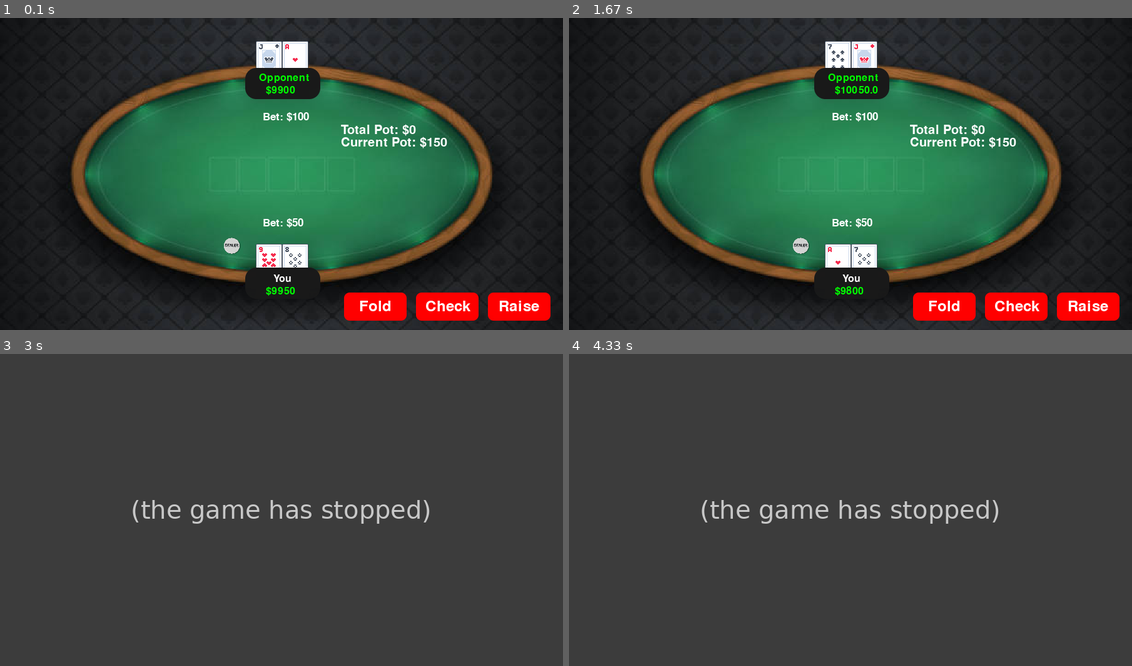
Above: before the commit, frames 1-4 (two rows, left to right).
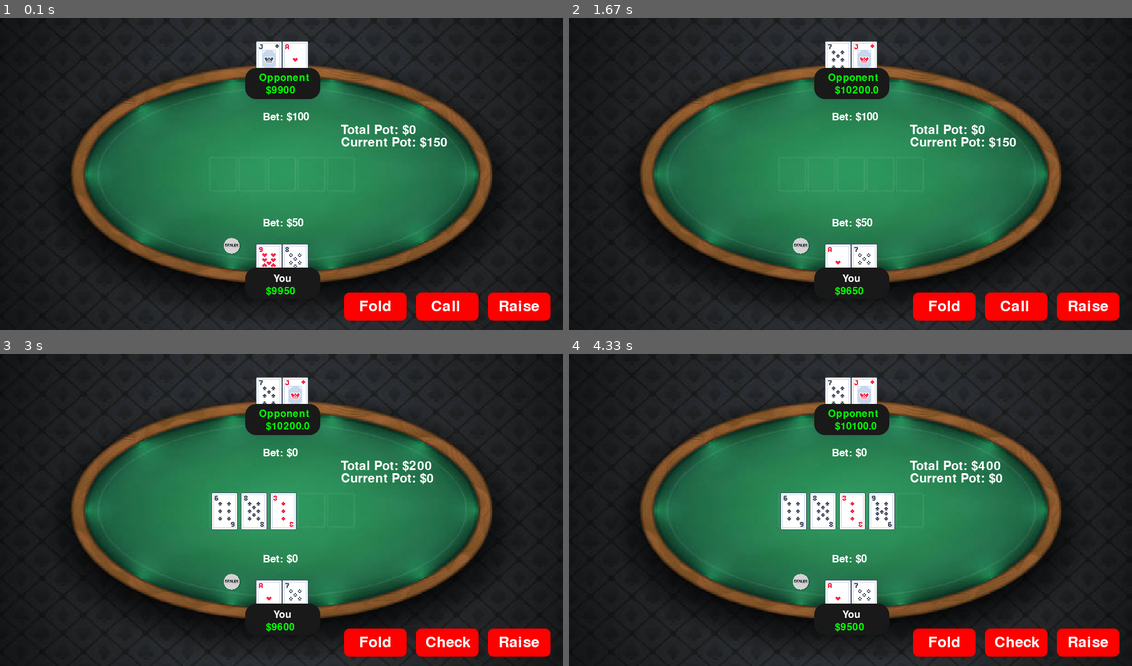
Above: after the commit, the same moments.

Repository: Gongsta/Poker-AI
Game: pygame game, started from poker_wrapper.py
The game is run twice, just before and just after one commit, with the same random seed, the same clock (stepped at 60 frames per second) and the same inputs.
Inputs (mouse positions are in pixels of both pictures, inside the frame that each line leads up to):
- Up to frame 1 (0.1 s): no input
- Up to frame 2 (1.67 s): click "Raise" at 0.38 s; click "Check" at 0.72 s; click "Fold" at 1.05 s; click "Fold" at 1.38 s
- Up to frame 3 (3 s): click (444, 641) at 2.72 s, where only the run after the commit has a clickable "Call"
- Up to frame 4 (4.33 s): click "Raise" at 3.05 s

The runs differ from the first frame. In frame 1, 0.2% of the frame differs, in the area x 75-84%, y 90-94%; in frame 2, 0.2%; in frame 3, 89%, in the area x 0-100%, y 0-100%; in frame 4, 89%.
Error before the commit: TypeError: '>' not supported between instances of 'int' and 'Exception' (environment.py line...; the game stopped at 2.72 s (later frames are placeholders)

Commit message:
add poker changes

Diff:
--- a/environment.py
+++ b/environment.py
@@ -1,78 +1,6 @@
 # The Poker Environment
-import random
+from evaluator import *
 from typing import List
-
-CARD_RANKS = [i for i in range(2, 15)] # Jack = 11, Queen = 12, King = 13, IMPORTANT: Ace = 14 since we use that for sorting
-CARD_SUITS = ["Clubs", "Diamonds", "Hearts","Spades"]
-
-RANK_KEY = {"A": 14, "2": 2, "3": 3, "4":4, "5":5, "6":6,
-			"7": 7, "8": 8, "9": 9, "10": 10, "J": 11, "Q": 12, "K":13}
-
-INVERSE_RANK_KEY = {14: "A", 2: "02", 3: "03", 4:"04", 5:"05", 6:"06",
-			7:"07", 8:"08", 9:"09", 10:"10", 11: "J", 12: "Q", 13: "K"}
-
-SUIT_KEY = {"C": "Clubs", "D": "Diamonds", "H":"Hearts","S": "Spades"}
-
-class Card():
-	# Immutable after it has been initialized
-	def __init__(self, rank=1, suit="Spades", rank_suit=None, generate_random=False) -> None:
-
-		if rank_suit: # Ex: "KD" (King of diamonds), "10H" (10 of Hearts),
-			self.__suit = SUIT_KEY[rank_suit[-1]]
-			self.__rank = RANK_KEY[rank_suit[:-1]]
-
-		else:
-			self.__rank = rank
-			self.__suit = suit
-
-		if generate_random: # If we want to just generate a random card
-			self.__rank = random.choice(CARD_RANKS)
-			self.__suit = random.choice(CARD_SUITS)
-
-		# Check validity of card TODO: Maybe put into separate function to check wellformedness
-		if self.__rank not in CARD_RANKS:
-			raise Exception("Invalid Rank: {}".format(self.__rank))
-		if self.__suit not in CARD_SUITS:
-			raise Exception("Invalid Suit: {}".format(self.__suit))
-
-	@property
-	def rank(self):
-		return self.__rank
-
-	@property
-	def suit(self):
-		return self.__suit
-
-	def print(self):
-		print("  ", self.rank, "of", self.suit)
-
-
-class Deck():
-	def __init__(self) -> None: # Create a new full deck
-		self.__cards: List[Card] = []
-		self.reset_deck()
-
-	def shuffle(self):
-		random.shuffle(self.__cards)
-
-	def reset_deck(self):
-		self.__cards = []
-		for rank in CARD_RANKS:
-			for suit in CARD_SUITS:
-				self.__cards.append(Card(rank, suit))
-
-		random.shuffle(self.__cards)
-
-
-	@property
-	def total_remaining_cards(self):
-		return len(self.__cards)
-
-	def draw(self): # Draw a card from the current deck
-		card = self.__cards.pop()
-		return card
-
-ACTIONS = ["Check", "Bet", "Call", "Fold"]
 
 class Player(): # This is the POV
 	def __init__(self, balance) -> None:
@@ -82,7 +10,6 @@
 		self.player_balance = balance # TODO: Important that this value cannot be modified easily...
 		self.current_bet = 0
 
-
 		self.playing_current_round = True
 
 
@@ -103,19 +30,12 @@
 
 
 	def place_bet(self, action: str, observed_env) -> int:
-		if action == "Check":
-			if observed_env.min_bet_size > 0:
-				return Exception("You cannot check, since there is a bet. You can either 'Bet' or 'Fold'.")
-
-			else:
-				self.set_current_bet(0)
-
 		# TODO: This logic is bad
-		elif action == "Bet":
-			self.set_current_bet(observed_env.small_blind)
-
-		elif action ==  "Call": #
-			self.set_current_bet(observed_env.big_blind)
+		if action == "Raise":
+			self.set_current_bet(max(2*observed_env.min_bet_size, observed_env.big_blind))
+
+		elif action == "Call": #
+			self.set_current_bet(observed_env.min_bet_size)
 
 		elif action == "Fold":
 			self.playing_current_round = False # Balance of all players will be updated at the end of the round
@@ -268,10 +188,12 @@
 			else:
 				player_bet = self.players[self.position_in_play].place_bet(action, self)
 
-		self.min_bet_size = max(player_bet, self.min_bet_size)
+		if (player_bet > self.min_bet_size):
+			self.min_bet_size = player_bet
+			self.first_player_to_place_highest_bet = self.position_in_play
 		self.update_stage_pot_balance()
 
-		print(self.count_remaining_players_in_round())
+
 		if self.count_remaining_players_in_round() == 1: # Round is over, distribute winnings
 			self.finished_playing_game_stage = True
 			self.game_stage = 6
@@ -292,8 +214,8 @@
 			self.position_in_play %= len(self.players)
 
 	def play_preflop(self):
-		self.position_in_play = self.dealer_button_position + 3
-		self.position_in_play %= len(self.players)
+		self.position_in_play = (self.dealer_button_position + 3) % len(self.players)
+		self.first_player_to_place_highest_bet = self.position_in_play
 
 		self.min_bet_size = self.big_blind
 
@@ -306,6 +228,11 @@
 		for _ in range(3): # Draw 3 cards
 			self.community_cards.append(self.deck.draw())
 
+		# The person that should play is the first person after the dealer position
+		self.position_in_play = self.dealer_button_position
+		self.move_to_next_player()
+		self.first_player_to_place_highest_bet = self.position_in_play
+
 		self.finished_playing_game_stage = False
 
 	def play_turn(self):
@@ -314,6 +241,11 @@
 		self.deck.draw() # We must first burn one card, TODO: Show on video
 		self.community_cards.append(self.deck.draw())
 
+		# The person that should play is the first person after the dealer position
+		self.position_in_play = self.dealer_button_position
+		self.move_to_next_player()
+		self.first_player_to_place_highest_bet = self.position_in_play
+
 		self.finished_playing_game_stage = False
 
 	def play_river(self):
@@ -323,7 +255,6 @@
 		self.community_cards.append(self.deck.draw())
 
 		self.finished_playing_game_stage = False
-
 
 	def update_player_balances_at_end_of_stage(self):
 		for player in self.players:
@@ -351,6 +282,23 @@
 			elif self.game_stage == 5:
 				self.play_river()
 			else:
+				if self.game_stage == 6: # We reached the river, and are now in the showdown. We need the evaluator to get the winners, set all losers to playing_current_round false
+					evaluator = Evaluator()
+
+					indices_of_potential_winners = []
+					for idx, player in enumerate(self.players):
+						if player.playing_current_round:
+							indices_of_potential_winners.append(idx)
+							hand = CombinedHand(self.community_cards + player.hand)
+							evaluator.add_hands(hand)
+
+					winners = evaluator.get_winner()
+					for player in self.players:
+						player.playing_current_round = False
+
+					for winner in winners:
+						self.players[indices_of_potential_winners[winner]].playing_current_round = True
+
 				self.distribute_pot_to_winning_players()
 				self.game_stage = 1
 				self.finished_playing_game_stage = False # on the next call of the handler, we will start a new round
--- a/evaluator.py
+++ b/evaluator.py
@@ -27,8 +27,8 @@
 """
 
 # Representation is key to performance. This is going to be terrifying, as I am going to be working with bits..
-from environment import *
-import math
+from typing import List
+import random
 from table import generate_table
 
 BIT_POSITION_TABLE = generate_table()
@@ -49,6 +49,79 @@
 1000 (8) -> Spades
 """
 CARD_BIT_SUITS_DICT = {1: "Clubs", 2: "Diamonds", 4: "Hearts", 8: "Spades"}
+
+CARD_RANKS = [i for i in range(2, 15)] # Jack = 11, Queen = 12, King = 13, IMPORTANT: Ace = 14 since we use that for sorting
+CARD_SUITS = ["Clubs", "Diamonds", "Hearts","Spades"]
+
+RANK_KEY = {"A": 14, "2": 2, "3": 3, "4":4, "5":5, "6":6,
+			"7": 7, "8": 8, "9": 9, "10": 10, "J": 11, "Q": 12, "K":13}
+
+INVERSE_RANK_KEY = {14: "A", 2: "02", 3: "03", 4:"04", 5:"05", 6:"06",
+			7:"07", 8:"08", 9:"09", 10:"10", 11: "J", 12: "Q", 13: "K"}
+
+SUIT_KEY = {"C": "Clubs", "D": "Diamonds", "H":"Hearts","S": "Spades"}
+
+class Card():
+	# Immutable after it has been initialized
+	def __init__(self, rank=1, suit="Spades", rank_suit=None, generate_random=False) -> None:
+
+		if rank_suit: # Ex: "KD" (King of diamonds), "10H" (10 of Hearts),
+			self.__suit = SUIT_KEY[rank_suit[-1]]
+			self.__rank = RANK_KEY[rank_suit[:-1]]
+
+		else:
+			self.__rank = rank
+			self.__suit = suit
+
+		if generate_random: # If we want to just generate a random card
+			self.__rank = random.choice(CARD_RANKS)
+			self.__suit = random.choice(CARD_SUITS)
+
+		# Check validity of card TODO: Maybe put into separate function to check wellformedness
+		if self.__rank not in CARD_RANKS:
+			raise Exception("Invalid Rank: {}".format(self.__rank))
+		if self.__suit not in CARD_SUITS:
+			raise Exception("Invalid Suit: {}".format(self.__suit))
+
+	@property
+	def rank(self):
+		return self.__rank
+
+	@property
+	def suit(self):
+		return self.__suit
+
+	def print(self):
+		print("  ", self.rank, "of", self.suit)
+
+
+class Deck():
+	def __init__(self) -> None: # Create a new full deck
+		self.__cards: List[Card] = []
+		self.reset_deck()
+
+	def shuffle(self):
+		random.shuffle(self.__cards)
+
+	def reset_deck(self):
+		self.__cards = []
+		for rank in CARD_RANKS:
+			for suit in CARD_SUITS:
+				self.__cards.append(Card(rank, suit))
+
+		random.shuffle(self.__cards)
+
+
+	@property
+	def total_remaining_cards(self):
+		return len(self.__cards)
+
+	def draw(self): # Draw a card from the current deck
+		card = self.__cards.pop()
+		return card
+
+ACTIONS = ["Fold", "Call", "Raise"]
+
 
 
 class CombinedHand:
--- a/poker_wrapper.py
+++ b/poker_wrapper.py
@@ -114,11 +114,17 @@
 
 def display_community_cards(env: PokerEnvironment):
 	# Draw the CARDS
-	WIN.blit(card,FLOP_1_CARD_POSITION)
-	WIN.blit(card,FLOP_2_CARD_POSITION)
-	WIN.blit(card,FLOP_3_CARD_POSITION)
-	WIN.blit(card,TURN_CARD_POSITION)
-	WIN.blit(card,RIVER_CARD_POSITION)
+	for idx, card in enumerate(env.community_cards):
+		if idx == 0:
+			WIN.blit(load_card_image(card),FLOP_1_CARD_POSITION)
+		elif idx == 1:
+			WIN.blit(load_card_image(card),FLOP_2_CARD_POSITION)
+		elif idx == 2:
+			WIN.blit(load_card_image(card),FLOP_3_CARD_POSITION)
+		elif idx == 3:
+			WIN.blit(load_card_image(card),TURN_CARD_POSITION)
+		else:
+			WIN.blit(load_card_image(card),RIVER_CARD_POSITION)
 
 
 def display_dealer_button(env: PokerEnvironment):
@@ -134,6 +140,9 @@
 	display_user_cards(env)
 	# display_opponent_cards(env)
 	reveal_opponent_cards(env)
+
+	# Display Community Cards
+	display_community_cards(env)
 
 	# Display Pot Information
 	display_total_pot_balance(env)
@@ -166,13 +175,16 @@
 		AAfilledRoundedRect(WIN, RED, raise_rect, radius=0.4)
 
 		fold_bet = BET_BUTTON_FONT.render("Fold", 1, WHITE)
-		check_bet = BET_BUTTON_FONT.render("Check", 1, WHITE)
-		call_bet = BET_BUTTON_FONT.render("Call", 1, WHITE)
+		WIN.blit(fold_bet, (574, 450))
+
+		if env.min_bet_size == 0:
+			check_bet = BET_BUTTON_FONT.render("Check", 1, WHITE)
+			WIN.blit(check_bet, (680, 450))
+		else:
+			call_bet = BET_BUTTON_FONT.render("Call", 1, WHITE)
+			WIN.blit(call_bet, (689, 450))
+
 		raise_bet = BET_BUTTON_FONT.render("Raise", 1, WHITE)
-
-		WIN.blit(fold_bet, (574, 450))
-		WIN.blit(check_bet, (680, 450))
-		# WIN.blit(call_bet, (689, 450))
 		WIN.blit(raise_bet, (797, 450))
 
 	pygame.display.update()
@@ -202,9 +214,9 @@
 						if i == 0:
 							env.handle_game_stage("Fold")
 						elif i == 1:
-							env.handle_game_stage("Check")
+							env.handle_game_stage("Call")
 						else:
-							env.handle_game_stage("Bet")
+							env.handle_game_stage("Raise")
 
 						handler_called = True
 						break
